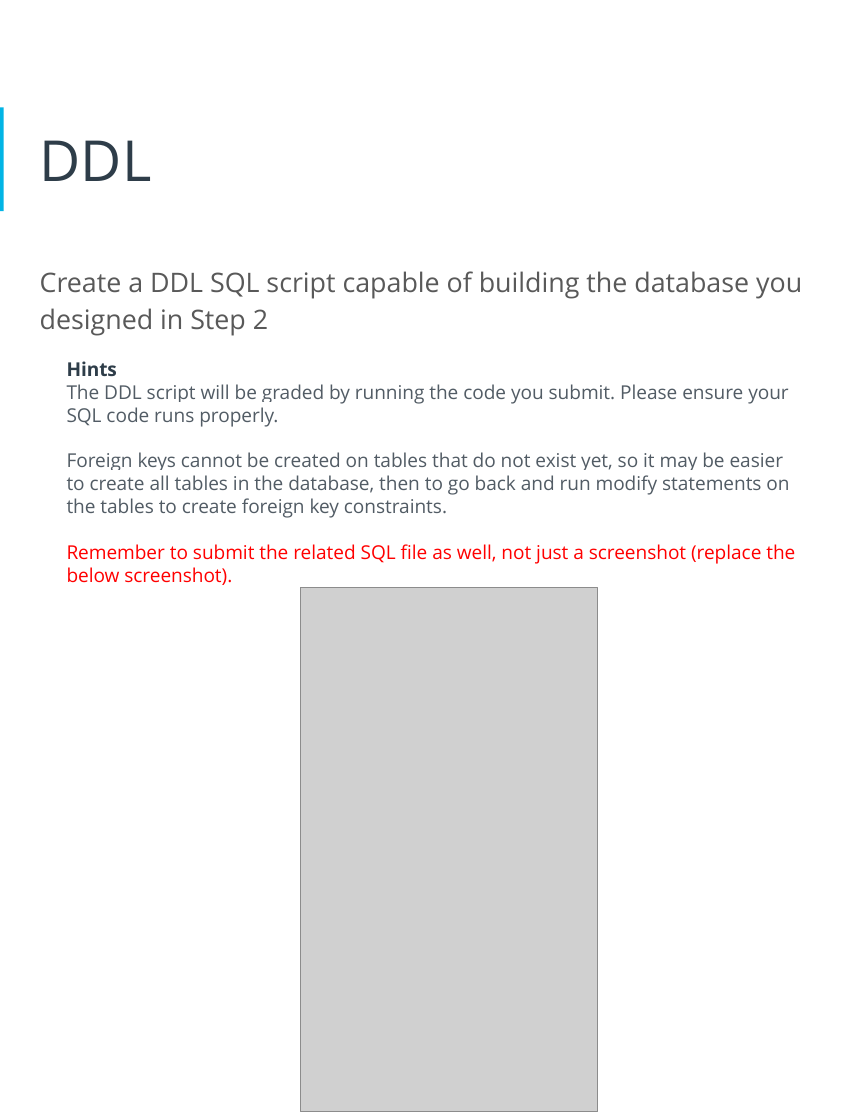
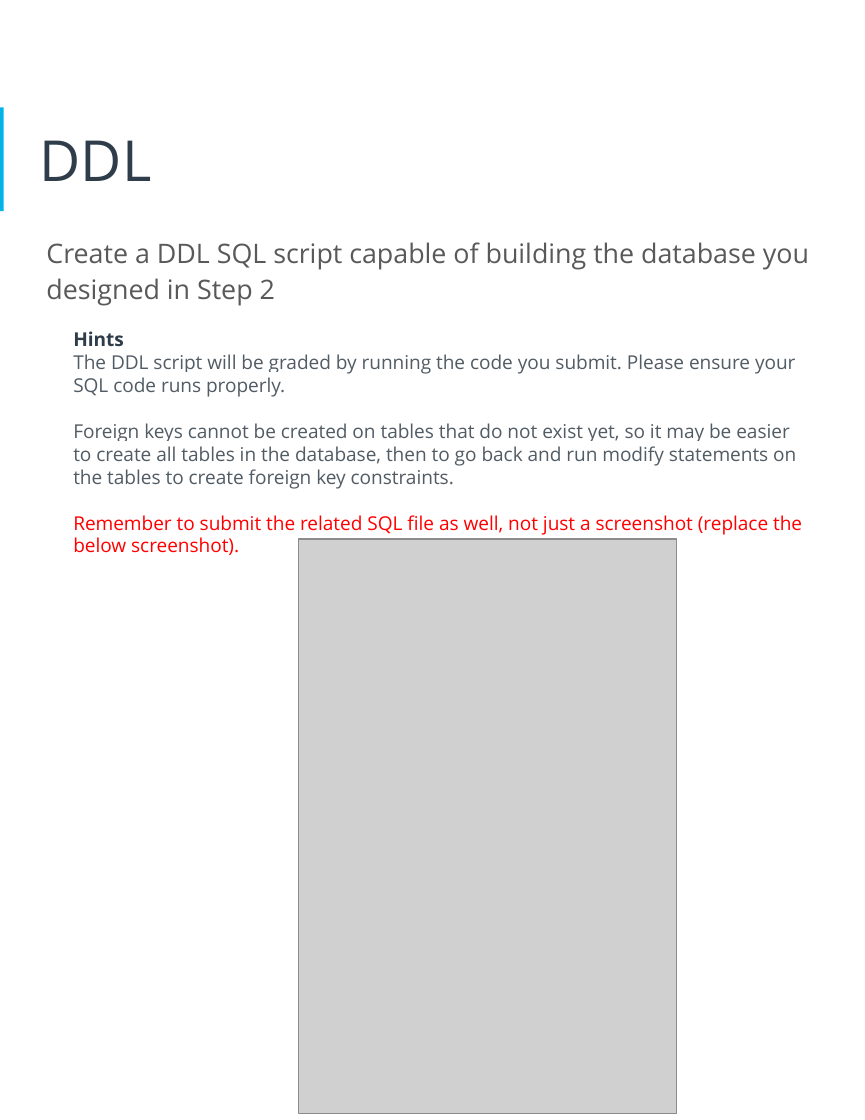
Before and after one commit to Polyhistor/HR-Database-Design, a slide deck: slide 16 of starter-template (1).pptx. Drawn at 865x1120 pixels with LibreOffice and Linux fonts; fonts in the diff are those of the drawing; grey boxes stand for pictures. Boxes give left, top, right and bottom in pixels: in the first picture for what was removed or moved away, otherwise in the second. Text is boxed around its words. In the diff, an @@ line names an element or a change of style, - is before the commit and + after.

```diff
--- a/starter-template (1).pptx
+++ b/starter-template (1).pptx
@@ text "Create a DDL SQL script ...": place and size @@
-text "Create a DDL SQL script ..." at (40, 271, 802, 585)
+text "Create a DDL SQL script ..." at (46, 242, 809, 555)
@@ picture: place and size @@
-picture at (300, 587, 597, 1111)
+picture at (299, 538, 677, 1113)
```
Also in this commit, not shown: 8 other slides changed.
